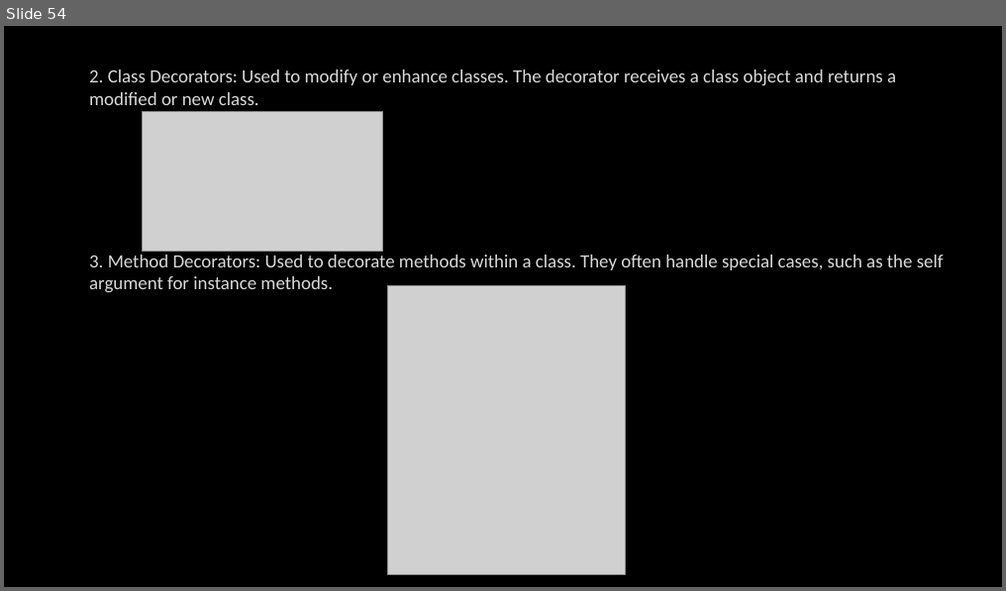
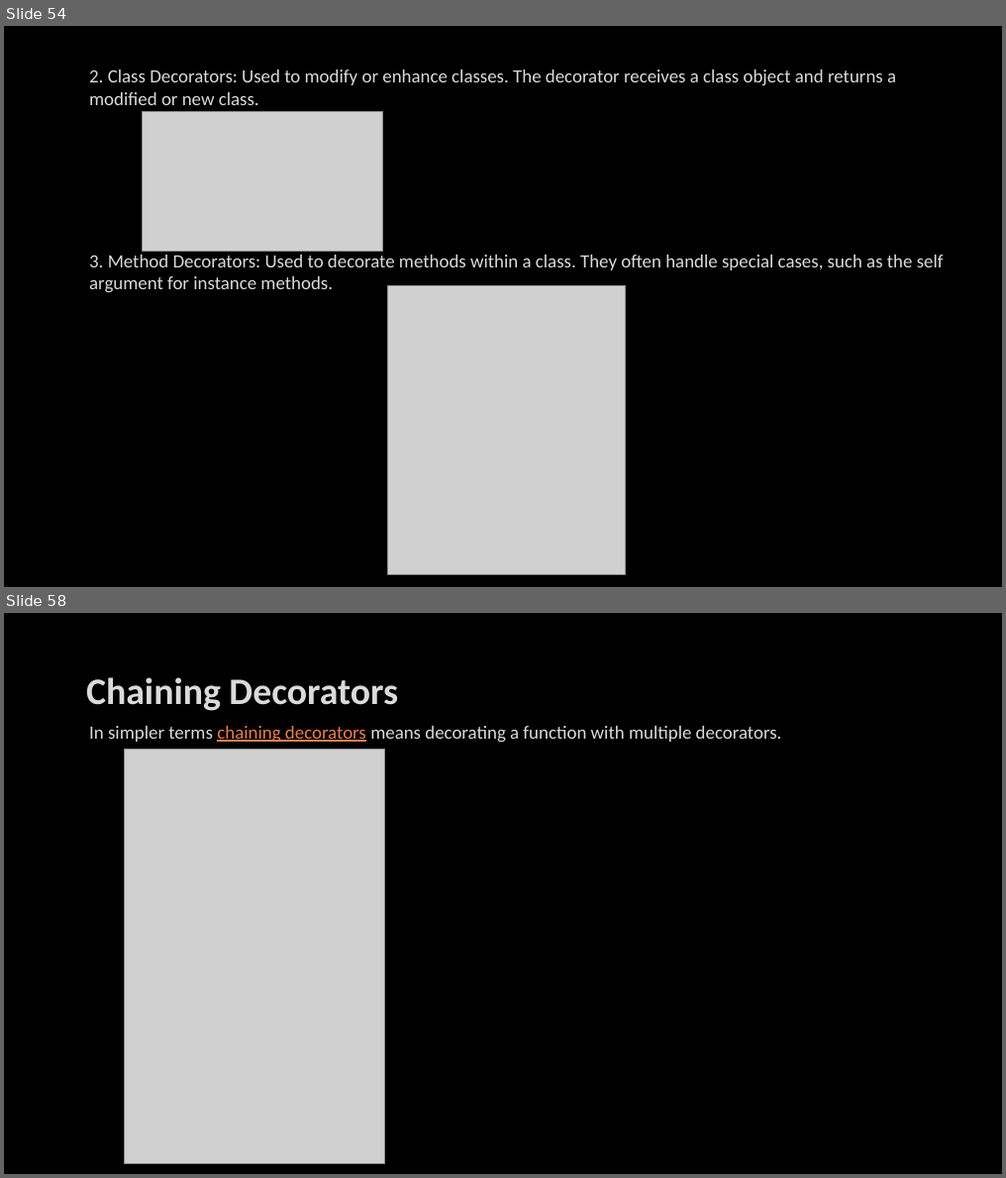
Before and after one commit to PCS-Global-Private-Limited/4041-Sagnik-PythonPDF, a slide deck: Python.pptx. Shown one above the other, each under a label of ours: slide 54 before the commit, slides 54 and 58 after it; the slides between them are not shown. The pictures are 1006x591 and 1006x1178 pixels, drawn with LibreOffice and Linux fonts; fonts in the diff are those of the drawing; grey boxes stand for pictures; background and template pictures are left out. Boxes give left, top, right and bottom in pixels: in the first picture for what was removed or moved away, otherwise in the second. Text is boxed around its words. In the diff, an @@ line names an element or a change of style, - is before the commit and + after.

```diff
--- a/Python.pptx
+++ b/Python.pptx
@@ slide 58 added at box(4, 613, 1002, 1174), background picture (left out) @@
@@ title added at box(86, 677, 398, 711), 36 pt, text #DADADA, bold @@
+Chaining Decorators
@@ text added at box(89, 726, 782, 743), 18 pt, text #DADADA @@
+In simpler terms chaining decorators means decorating a function with multiple decorators.
@@ picture added at box(125, 750, 385, 1163) @@
```
Also in this commit, not shown: 3 other slides added.
